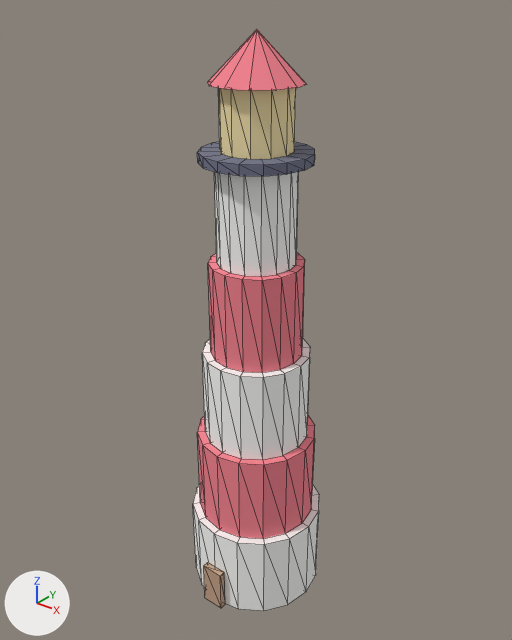
An edit to the glTF model assets/models/generic/lighthouse.glb, drawn before and after from the same camera.
One viewpoint serves both versions: a camera (50 mm lens) standing at (16.6, -20.8, 26.3) and looking at (-0.2, 0.3, 13.2). Every picture has the same lights, and +X, +Y and +Z are marked at lower left. The picture after the commit comes second. Mesh edges are drawn as thin lines. Where no turn or scale is listed for an object, it has been applied to the vertices.

Names of what the first picture shows: 'lighthouse_black', 'lighthouse_door', 'lighthouse_gold', 'lighthouse_offwhite', 'lighthouse_red'.
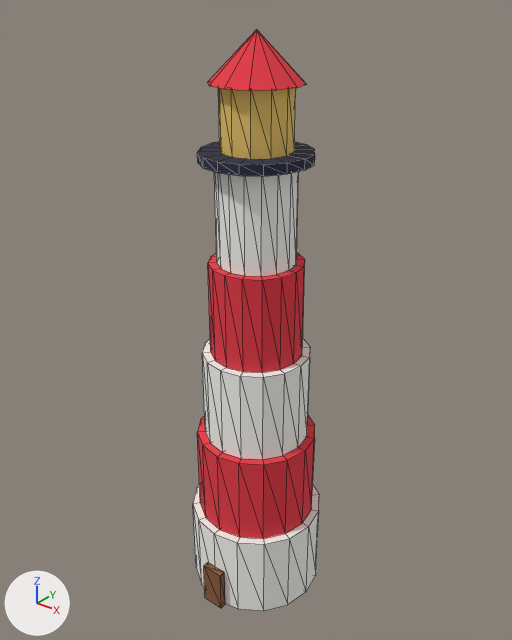
Location of each change, [x1, y1, x2, y2] in pixels of the pictures (512 x 640 px):
'lighthouse_red', recoloured (pink to red): [197, 29, 315, 539] in both
'lighthouse_gold', recoloured (beige to yellow): [218, 88, 296, 159] in both
'lighthouse_black', recoloured: [197, 142, 315, 176] in both
'lighthouse_door', recoloured (beige to brown): [204, 562, 225, 608] in both

Diff of the bpy script that builds the scene:
```diff
--- a/assets/models/generic/lighthouse.glb.py
+++ b/assets/models/generic/lighthouse.glb.py
@@ mat_red @@
 mat_red = principled_material('red')
-mat_red.base_color = (0.902, 0.224, 0.275)  # pink #f4828f
+mat_red.base_color = (0.791, 0.0409, 0.0612)  # red #e63946
 mat_red.roughness = 1.0
@@ mat_black @@
 mat_black = principled_material('black')
-mat_black.base_color = (0.169, 0.176, 0.259)  # greyish blue #72748b
+mat_black.base_color = (0.0242, 0.0262, 0.0545)  # dark blue #2b2d42
 mat_black.roughness = 1.0
@@ mat_gold @@
 mat_gold = principled_material('gold')
-mat_gold.base_color = (0.914, 0.769, 0.416)  # beige #f5e3ad
+mat_gold.base_color = (0.815, 0.552, 0.144)  # yellow #e9c46a
 mat_gold.roughness = 1.0
@@ mat_door @@
 mat_door = principled_material('door')
-mat_door.base_color = (0.545, 0.353, 0.235)  # beige #c3a085
+mat_door.base_color = (0.258, 0.102, 0.0452)  # brown #8b5a3c
 mat_door.roughness = 1.0
```
